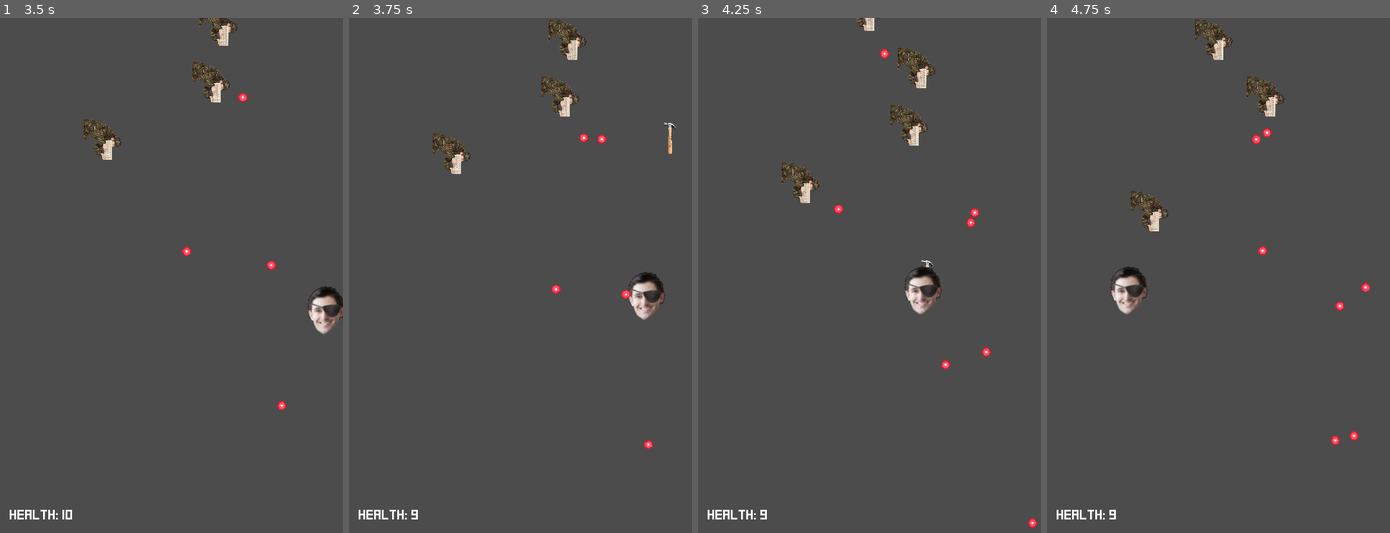
Above: before the commit, frames 1-4 (left to right).
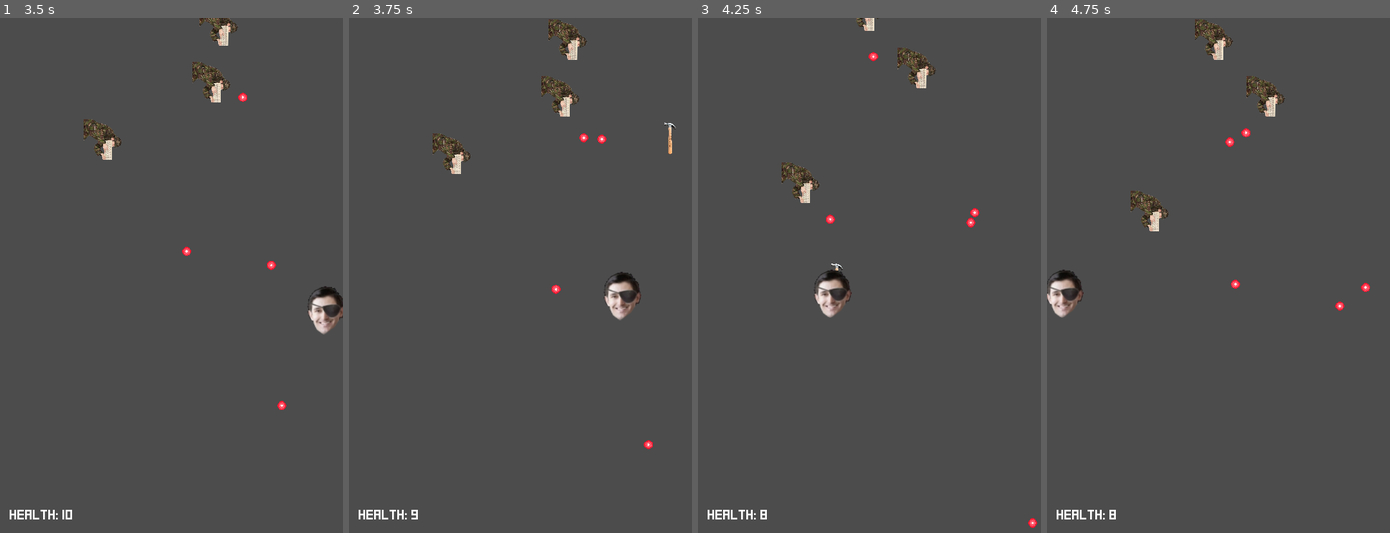
Above: after the commit, the same moments.

Repository: TheMinesAreShakin/AT-HOK
Game: Godot game, scene res://src/levels/Level01.tscn
The game is run twice, just before and just after one commit, with the same random seed, the same clock (stepped at 60 frames per second) and the same inputs.
Inputs:
- Up to frame 1 (3.5 s): hold D (MoveRight) 0.53-1.28 s; hold Space (Shoot) 0.53-1.28 s; hold S (MoveDown) 1.28-2.03 s; tap Space (Shoot) at 1.35, 2.85 s; hold D (MoveRight) 2.03-2.78 s; hold Space (Shoot) 2.03-2.78 s; hold W (MoveUp) from 2.78 s (still down)
- Up to frame 2 (3.75 s): release W (MoveUp) at 3.53 s; hold A (MoveLeft) from 3.53 s (still down); hold Space (Shoot) from 3.53 s (still down)
- Up to frame 3 (4.25 s): keep holding A (MoveLeft); keep holding Space (Shoot)
- Up to frame 4 (4.75 s): keep holding A (MoveLeft); release Space (Shoot) at 4.28 s; tap Space (Shoot) at 4.35 s

Frame 1 is identical in both runs. In frame 2, 1.2% of the frame differs, in the area x 74-93%, y 49-59%; in frame 3, 1.9%, in the area x 18-86%, y 6-98%; in frame 4, 1.5%.

Commit message:
projectiles now dissapear on contact with player issue #5

Diff:
--- a/src/entities/Player.gd
+++ b/src/entities/Player.gd
@@ -73,3 +73,5 @@
 func _on_Hitbox_body_entered(body: Node) -> void:
 	PlayerData.health -= 1
 	emit_signal("health_updated")
+	if body.is_in_group("projectiles"):
+		body.queue_free()
--- a/src/objects/Projectile.tscn
+++ b/src/objects/Projectile.tscn
@@ -6,7 +6,7 @@
 [sub_resource type="CircleShape2D" id=1]
 radius = 7.0
 
-[node name="Projectile" type="KinematicBody2D"]
+[node name="Projectile" type="KinematicBody2D" groups=["projectiles"]]
 collision_layer = 8
 script = ExtResource( 2 )
 
